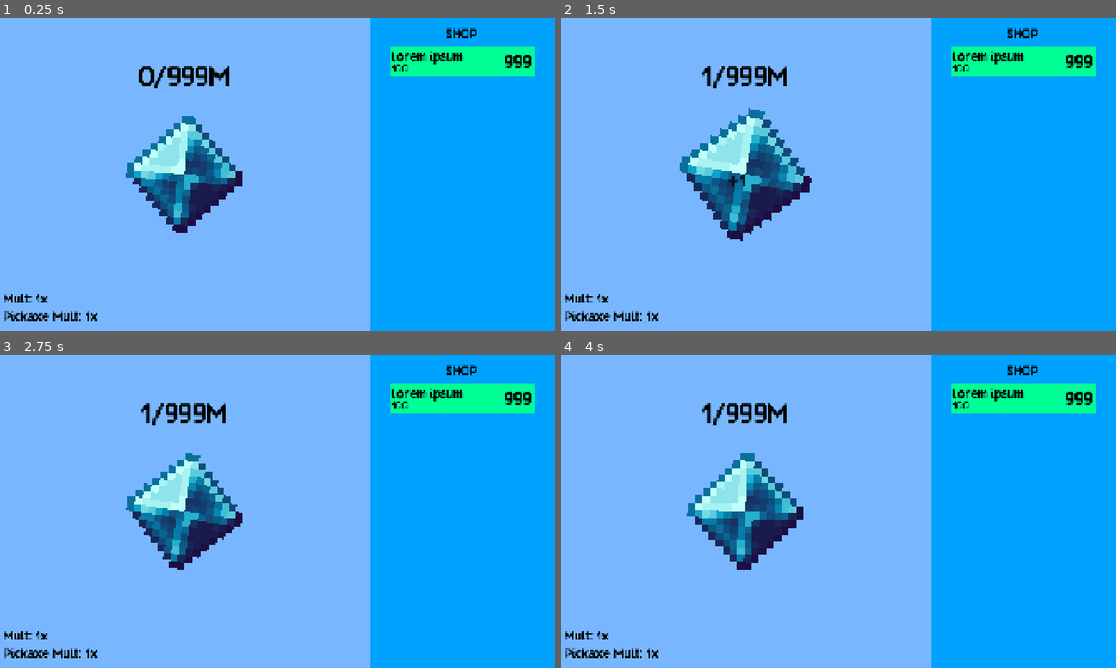
Above: before the commit, frames 1-4 (two rows, left to right).
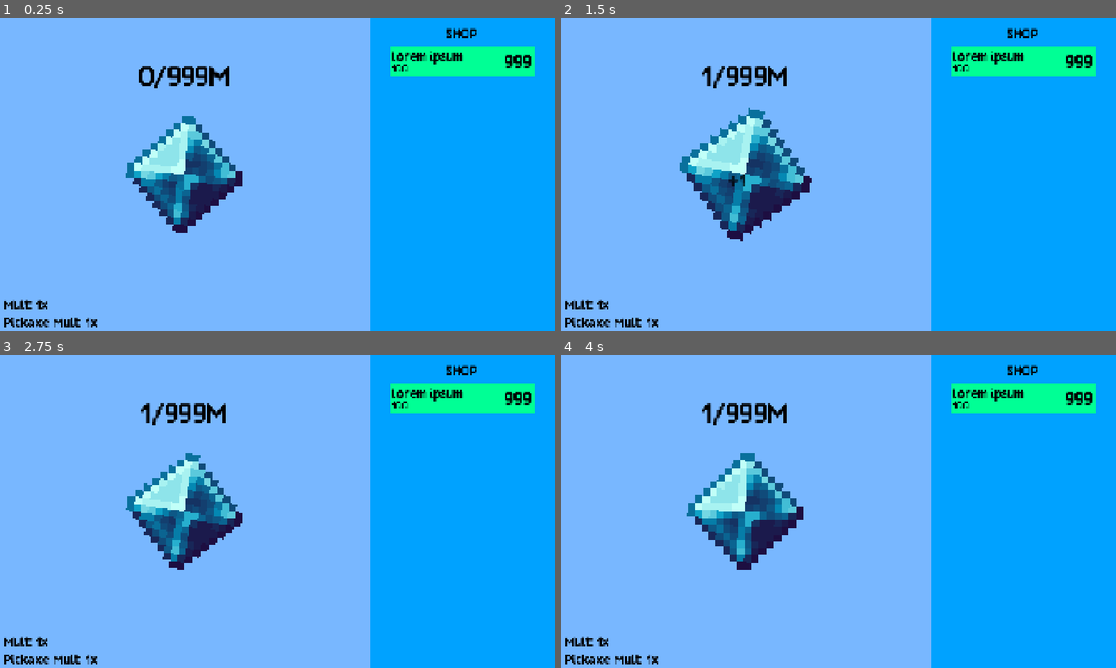
Above: after the commit, the same moments.

Repository: kyteidev/diamond-clicker-ultimate
Game: Godot game, scene res://scenes/game.tscn
Same seed, same stepped clock (60 frames per second), same inputs: the game is played once before the commit and once after it.
Inputs (mouse positions are in pixels of both pictures, inside the frame that each line leads up to):
- Up to frame 1 (0.25 s): no input
- Up to frame 2 (1.5 s): move the mouse to (960, 158) at 0.52 s; click (960, 158) at 0.6 s; move the mouse to (727, 190) at 1.27 s; click (727, 190) at 1.35 s
- Up to frame 3 (2.75 s): move the mouse to (333, 442) at 2.02 s; click (333, 442) at 2.1 s
- Up to frame 4 (4 s): move the mouse to (810, 574) at 2.77 s; click (810, 574) at 2.85 s; move the mouse to (1005, 558) at 3.52 s; click (1005, 558) at 3.6 s

The runs differ from the first frame. In frame 1, 0.7% of the frame differs, in the area x 0-18%, y 88-99%; in frame 2, 0.7%; in frame 3, 0.7%; in frame 4, 0.7%.

Commit message:
change pos

Diff:
--- a/scenes/game.tscn
+++ b/scenes/game.tscn
@@ -78,10 +78,10 @@
 anchors_preset = 2
 anchor_top = 1.0
 anchor_bottom = 1.0
-offset_left = 15.0
-offset_top = -151.0
-offset_right = 492.0
-offset_bottom = -11.0
+offset_left = 16.0
+offset_top = -120.0
+offset_right = 493.0
+offset_bottom = -2.0
 grow_vertical = 0
 alignment = 1
 script = ExtResource("3_lbhrr")
